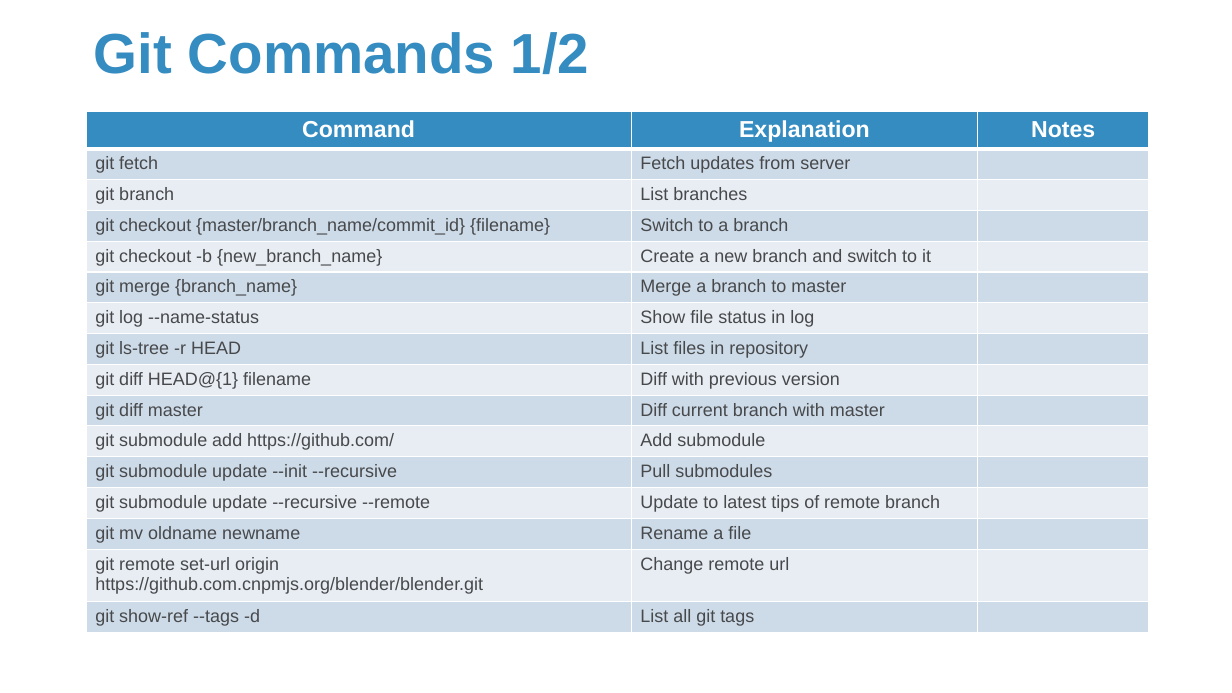
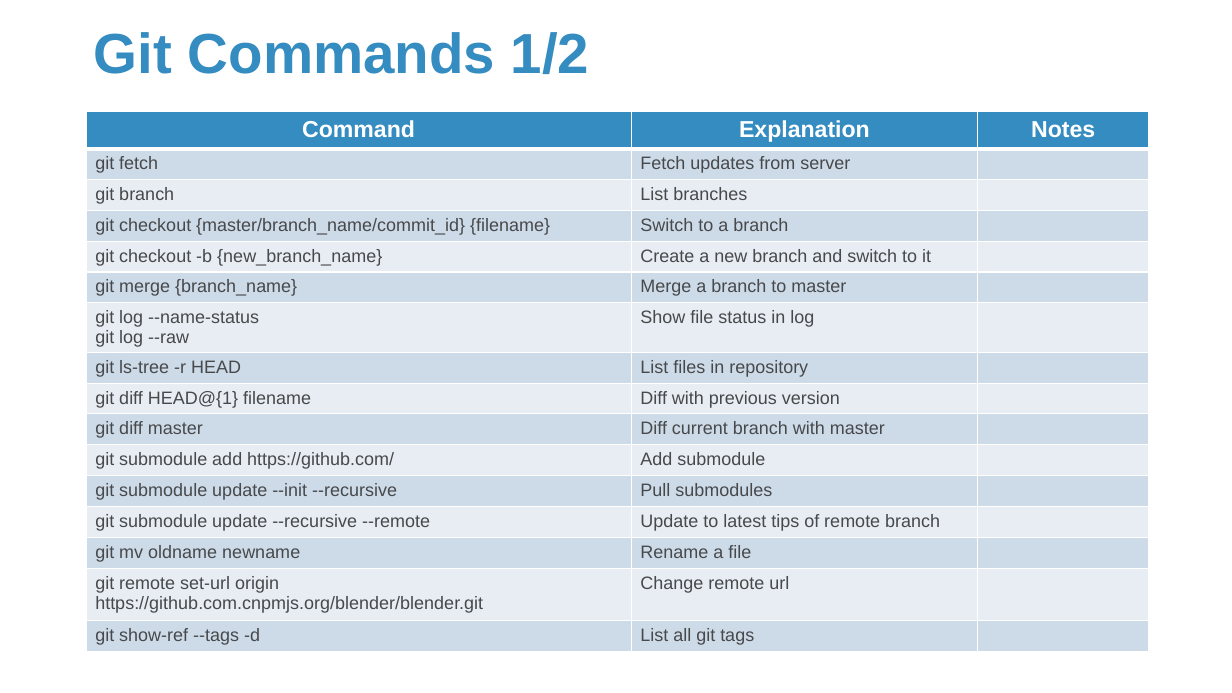
Before and after one commit to Sparks-Lu/TechNotes, a slide deck: slide 16 of Linux/Linux_Notes.pptx. Drawn at 1232x693 pixels with LibreOffice and Linux fonts; fonts in the diff are those of the drawing; background and template pictures are left out. Boxes give left, top, right and bottom in pixels: in the first picture for what was removed or moved away, otherwise in the second. Text is boxed around its words. In the diff, an @@ line names an element or a change of style, - is before the commit and + after.

```diff
--- a/Linux/Linux_Notes.pptx
+++ b/Linux/Linux_Notes.pptx
@@ table at (86,112,1149,690) @@
-row 7, column 1: git log --name-status
+row 7, column 1: git log --name-status / git log --raw
```
Also in this commit, not shown: 3 other slides changed, 1 slide added, 9 other files.
